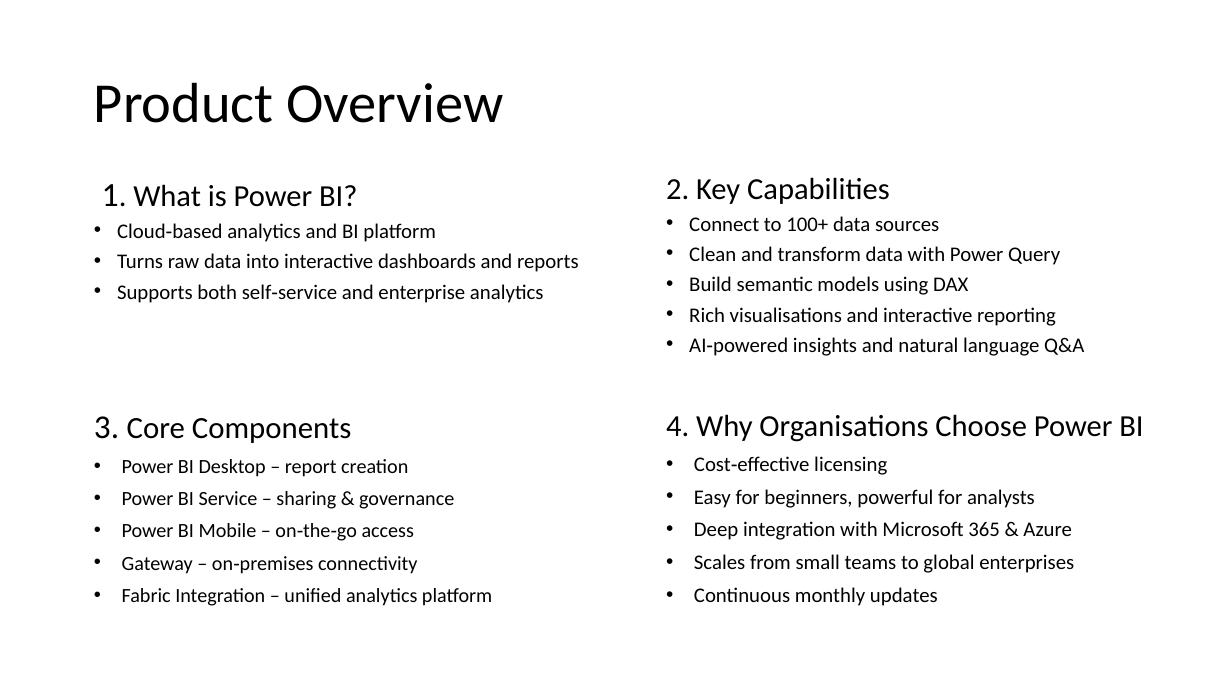
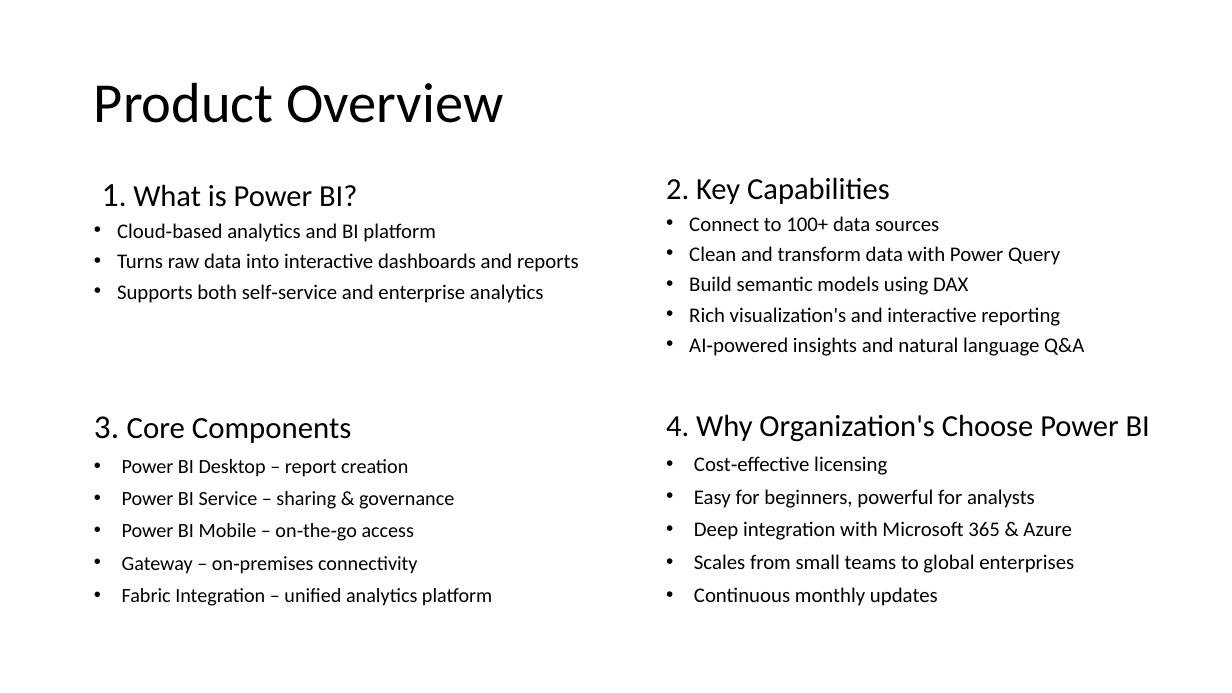
Before and after one commit to paulrot26/Module4, a slide deck: slide 2 of PowerBI.pptx. Drawn at 1232x693 pixels with LibreOffice and Linux fonts; fonts in the diff are those of the drawing. Boxes give left, top, right and bottom in pixels: in the first picture for what was removed or moved away, otherwise in the second. Text is boxed around its words. In the diff, an @@ line names an element or a change of style, - is before the commit and + after.

```diff
--- a/PowerBI.pptx
+++ b/PowerBI.pptx
@@ text at [689, 307, 1060, 326]: text changed @@
-• Rich visualisations and interactive reporting
+• Rich visualization's and interactive reporting
@@ text at [666, 414, 1150, 442]: text changed @@
-4. Why Organisations Choose Power BI
+4. Why Organization's Choose Power BI
```
Also in this commit, not shown: 4 other slides changed, 2 slides added.
